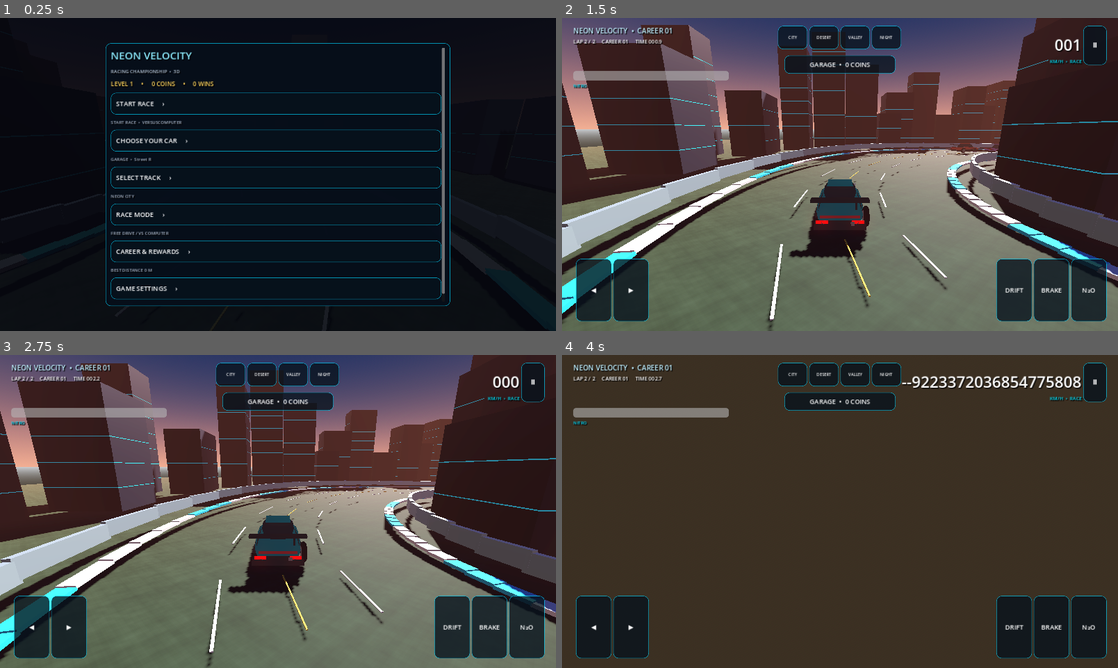
Above: before the commit, frames 1-4 (two rows, left to right).
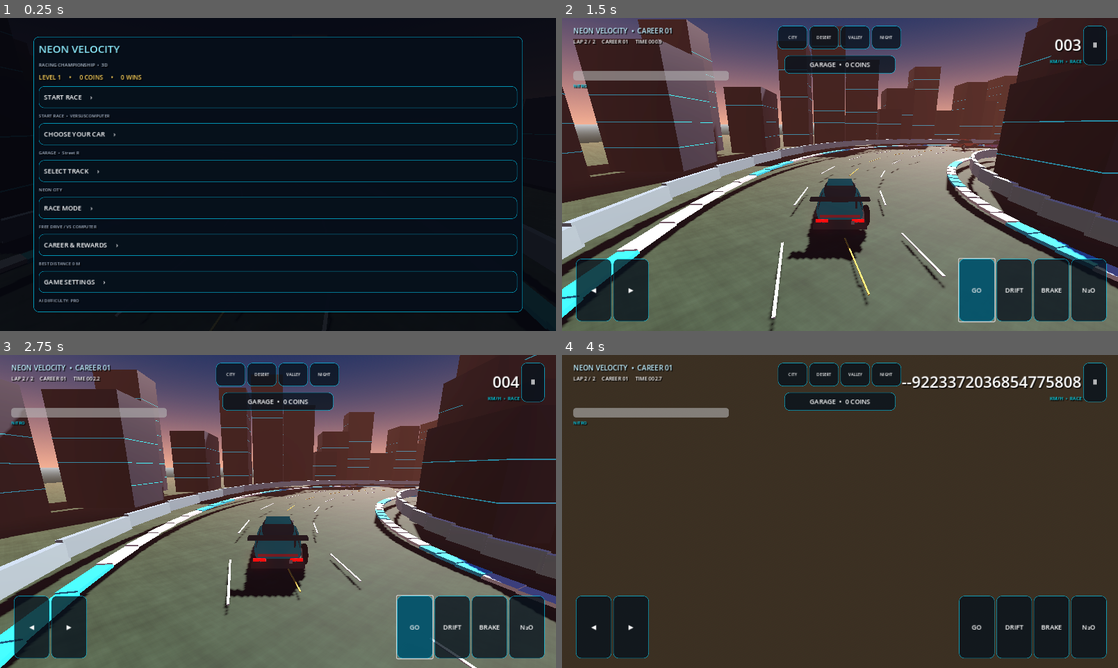
Above: after the commit, the same moments.

Repository: Deeprows/GAMEZ-2
Game: Godot game, scene res://scenes/main.tscn
Same seed, same stepped clock (60 frames per second), same inputs: the game is played once before the commit and once after it.
Inputs (mouse positions are in pixels of both pictures, inside the frame that each line leads up to):
- Up to frame 1 (0.25 s): no input
- Up to frame 2 (1.5 s): click "START RACE ›" at 0.5 s; click (979, 290) at 1.25 s, where only the run after the commit has a clickable "GO"
- Up to frame 3 (2.75 s): click (417, 627) at 2 s, where only the run after the commit has a clickable "GO"
- Up to frame 4 (4 s): click "Ⅱ" at 2.75 s; click "RESUME RACE ›" at 3.5 s

The runs differ from the first frame. In frame 1, 8.5% of the frame differs, in the area x 6-94%, y 6-94%; in frame 2, 9.8%; in frame 3, 18%, in the area x 0-100%, y 0-100%; in frame 4, 1.3%.

Commit message:
Add mobile accelerator and improve menu layout

Diff:
--- a/scripts/mobile_hud.gd
+++ b/scripts/mobile_hud.gd
@@ -84,12 +84,13 @@
 	left.add_child(_hold_button("◀", "left", Vector2(82, 78)))
 	left.add_child(_hold_button("▶", "right", Vector2(82, 78)))
 	var right := HBoxContainer.new()
-	right.anchor_left = 0.64
+	right.anchor_left = 0.53
 	right.anchor_top = 0.77
 	right.anchor_right = 0.98
 	right.anchor_bottom = 0.97
 	right.alignment = BoxContainer.ALIGNMENT_END
 	gameplay_root.add_child(right)
+	right.add_child(_hold_button("GO", "accelerate", Vector2(82, 78)))
 	right.add_child(_hold_button("DRIFT", "drift", Vector2(82, 78)))
 	right.add_child(_hold_button("BRAKE", "brake", Vector2(82, 78)))
 	right.add_child(_hold_button("N₂O", "nitro", Vector2(82, 78)))
@@ -122,10 +123,10 @@
 
 func _build_garage() -> void:
 	garage_panel = PanelContainer.new()
-	garage_panel.anchor_left = 0.18
-	garage_panel.anchor_top = 0.10
-	garage_panel.anchor_right = 0.82
-	garage_panel.anchor_bottom = 0.90
+	garage_panel.anchor_left = 0.06
+	garage_panel.anchor_top = 0.06
+	garage_panel.anchor_right = 0.94
+	garage_panel.anchor_bottom = 0.94
 	garage_panel.visible = false
 	garage_panel.add_theme_stylebox_override("panel", _panel_style(Color(0.015, 0.035, 0.06, 0.97)))
 	root.add_child(garage_panel)
@@ -137,10 +138,10 @@
 	menu_overlay.mouse_filter = Control.MOUSE_FILTER_STOP
 	root.add_child(menu_overlay)
 	menu_card = PanelContainer.new()
-	menu_card.anchor_left = 0.19
-	menu_card.anchor_top = 0.08
-	menu_card.anchor_right = 0.81
-	menu_card.anchor_bottom = 0.92
+	menu_card.anchor_left = 0.06
+	menu_card.anchor_top = 0.06
+	menu_card.anchor_right = 0.94
+	menu_card.anchor_bottom = 0.94
 	menu_card.add_theme_stylebox_override("panel", _panel_style(Color(0.025, 0.055, 0.10, 0.98)))
 	menu_overlay.add_child(menu_card)
 	var scroll := ScrollContainer.new()
